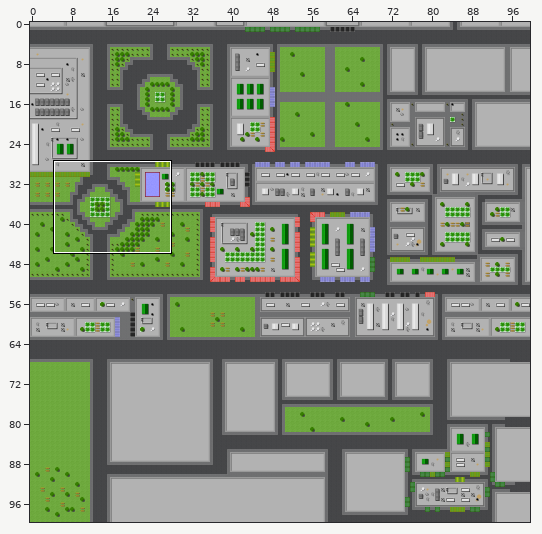
An edit to a level. Tiled map, assets/maps/City1.tmx. The picture above shows the old version from afar; the outline marks the close-up.
Close-up. Before the commit:
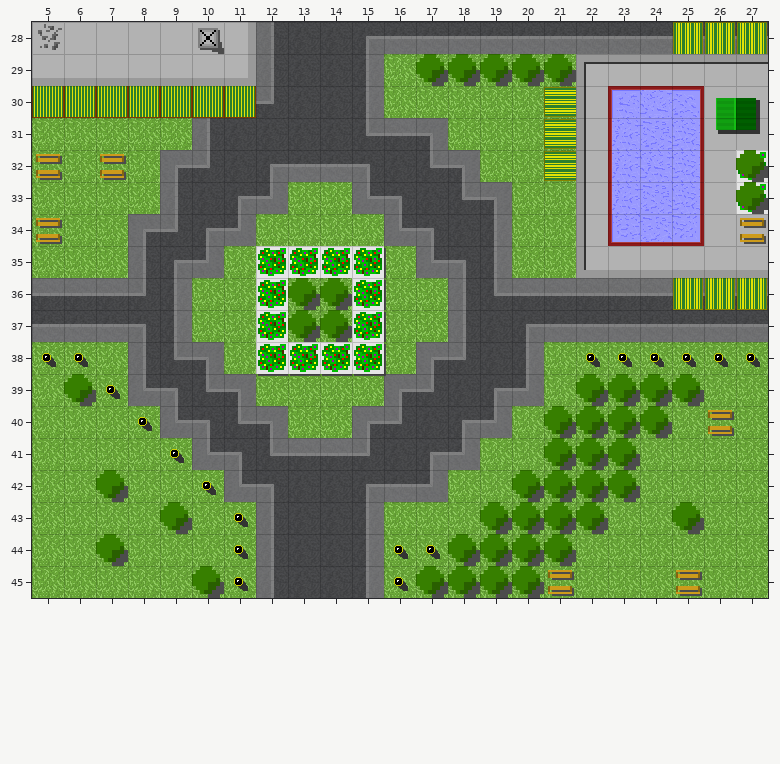
Cells are 32x32 px. Shown: x 5..27, y 28..45. The commit also changed other parts of the map, which this record leaves out.
Now the later version:
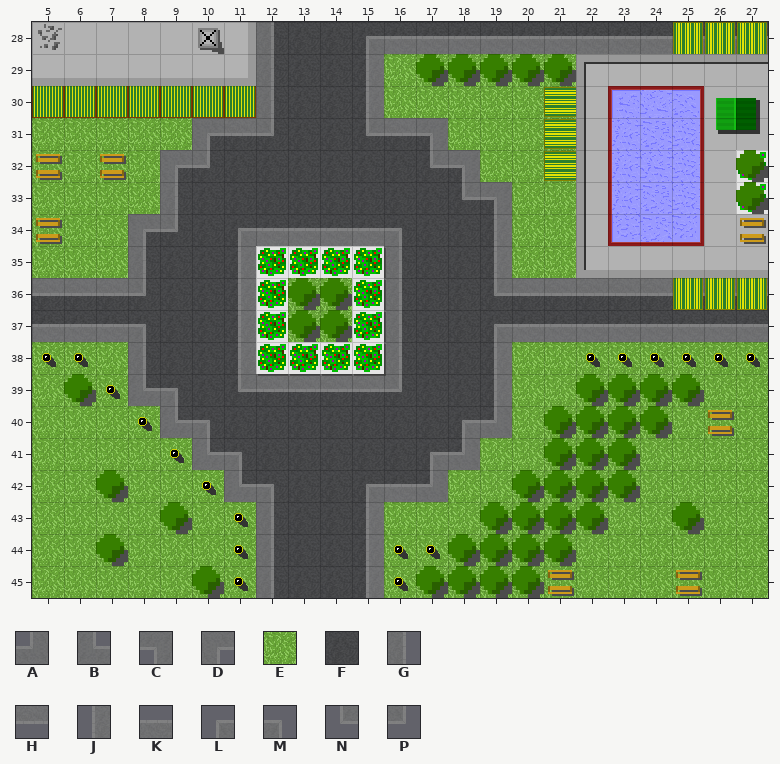
Key: from "Awnings": A 6, B 7, C 14, D 15, E 17, F 22, G 38, H 39, J 46, K 47, L 54, M 55, N 62, P 63.
_ is an empty cell.
Difference:
Layer "Background":
Tile F gives way to tile E in rows 38 to 39 at x 20.
Tile E gives way to tile F in row 33 at x 13 to 14; in row 34 at x 12 to 15; in row 35 at x 11 and 16; in rows 36 to 37 at x 10 to 11 and 16 to 17; in row 38 at x 11 and 16; in row 39 at x 12 to 15.
Tile E gives way to tile F in row 40 at x 13 to 14.
Layer "Pavement":
Tile G gives way to tile D in row 31 at x 10.
Tile P gives way to tile G in row 30 at x 12.
The edit adds tile G in rows 35 to 38 at x 16.
The edit adds tile H in row 31 at x 11; in row 39 at x 12 to 15.
Tile L gives way to tile J in row 39 at x 19.
The edit adds tile J in rows 35 to 37 at x 11; in row 38 at x 11 and 19.
Tile L gives way to tile K in row 37 at x 20.
The edit adds tile K in row 34 at x 12 to 15.
Tile A gives way to tile L in row 34 at x 11.
The edit adds tile L in row 37 at x 19.
Tile B gives way to tile M in row 34 at x 16.
Tile C gives way to tile N in row 39 at x 11.
Tile D gives way to tile P in row 39 at x 16.
The edit adds tile P in row 31 at x 12.
The author cleared tile A in row 33 at x 12; in row 35 at x 10; in row 39 at x 20.
The author cleared tile B in row 33 at x 15; in row 35 at x 17.
The author cleared tile C in row 38 at x 10; in row 40 at x 12.
The author cleared tile D in row 38 at x 17; in row 40 at x 15.
The author cleared tile G in rows 36 to 37 at x 18.
The author cleared tile H in row 41 at x 13 to 14.
The author cleared tile J in rows 36 to 37 at x 9; in row 38 at x 20.
The author cleared tile K in row 32 at x 13 to 14.
The author cleared tile L in row 32 at x 12; in row 33 at x 11; in row 34 at x 10; in row 35 at x 9.
The author cleared tile M in row 32 at x 15; in row 33 at x 16; in row 34 at x 17; in row 35 at x 18.
The author cleared tile N in row 38 at x 9; in row 39 at x 10; in row 40 at x 11; in row 41 at x 12.
The author cleared tile P in row 38 at x 18; in row 39 at x 17; in row 40 at x 16; in row 41 at x 15.
